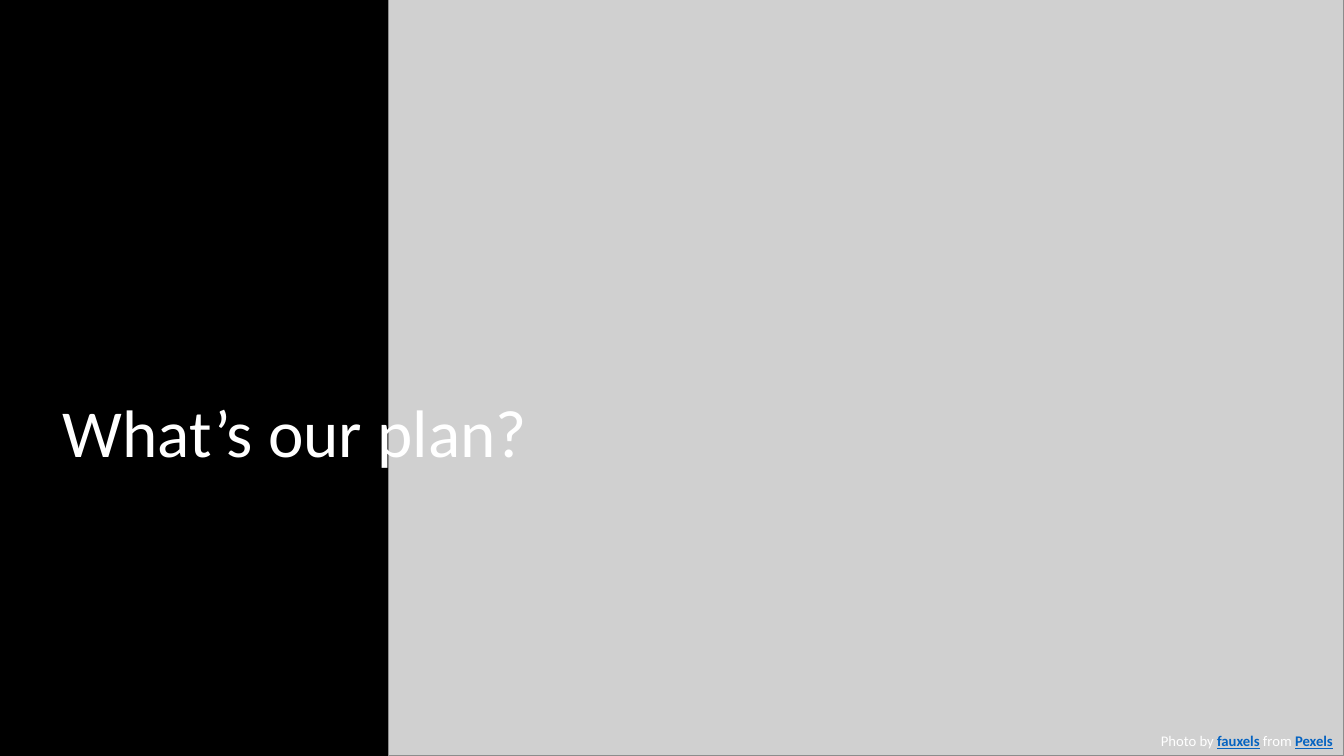
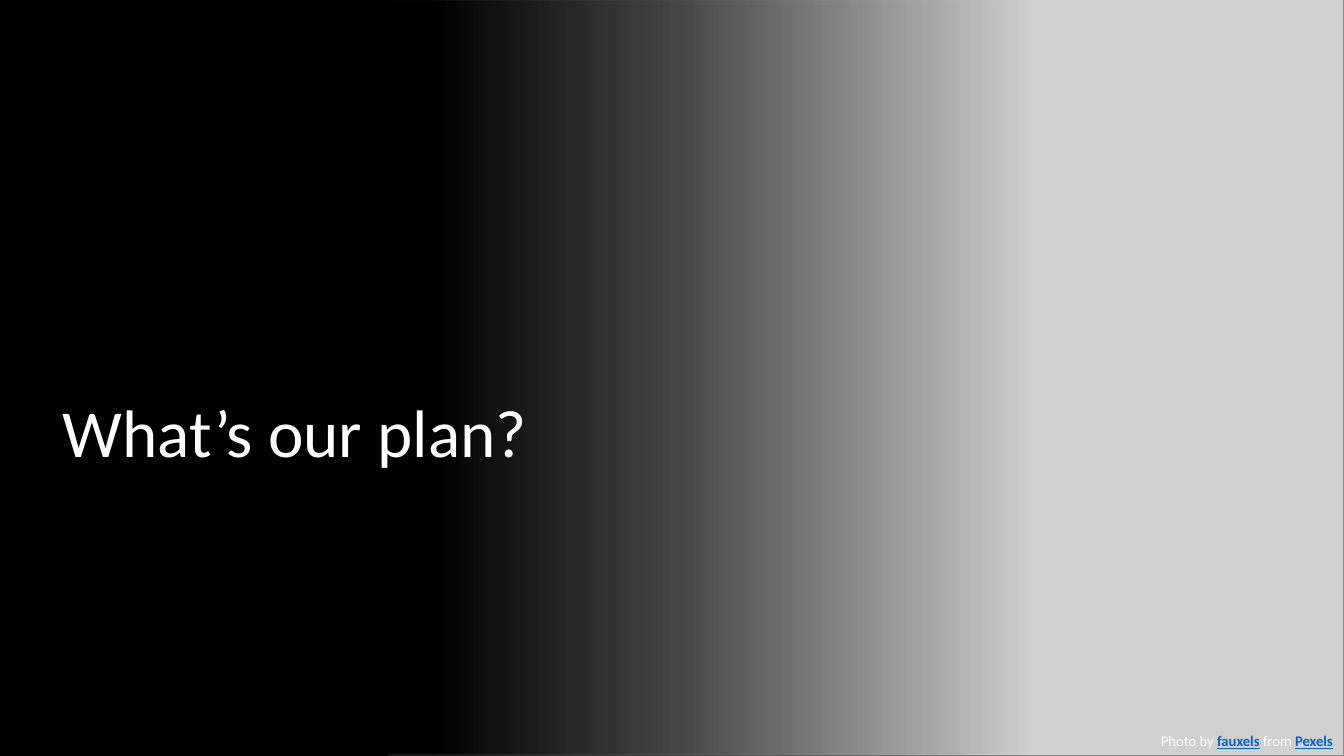
Before and after one commit to eashi/keda-workshop, a slide deck: slide 3 of preso.pptx. Drawn at 1344x756 pixels with LibreOffice and Linux fonts; fonts in the diff are those of the drawing; grey boxes stand for pictures. Boxes give left, top, right and bottom in pixels: in the first picture for what was removed or moved away, otherwise in the second. Text is boxed around its words. In the diff, an @@ line names an element or a change of style, - is before the commit and + after.

```diff
--- a/preso.pptx
+++ b/preso.pptx
@@ rectangle added at (x1=0, y1=0, x2=1029, y2=756), fill gradient #000000 @@
```
Also in this commit, not shown: 1 other slide changed.
